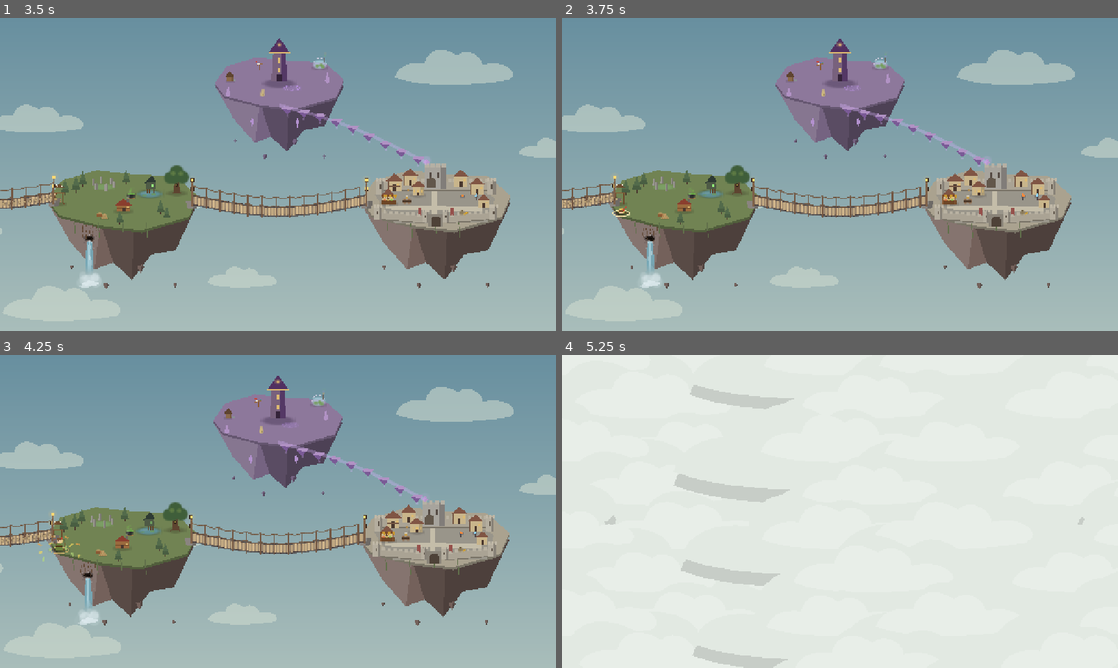
Above: before the commit, frames 1-4 (two rows, left to right).
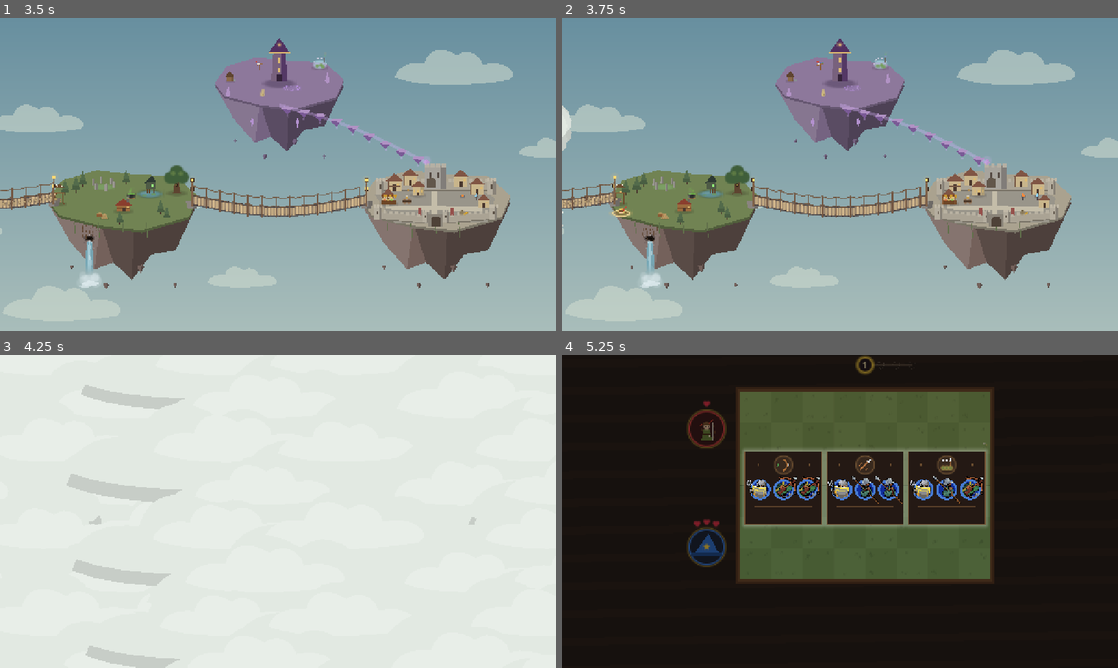
Above: after the commit, the same moments.

Repository: JaspervanderSter/game-off-2026
Game: Godot game, scene res://main.tscn
The game is run twice, just before and just after one commit, with the same random seed, the same clock (stepped at 60 frames per second) and the same inputs. Sound files missing from this copy of the repository are replaced by a short silence.
Inputs (mouse positions are in pixels of both pictures, inside the frame that each line leads up to):
- Up to frame 1 (3.5 s): tap Enter at 0.5 s; move the mouse to (400, 158) at 0.52 s; tap M at 0.6 s; click (400, 158) at 0.67 s; tap Space at 0.77, 1.07 s; drag from (166, 190) to (250, 237) at 1.27 s; move the mouse to (333, 105) at 2.02 s; tap P at 2.1 s; click (333, 105) at 2.17 s; drag from (250, 237) to (111, 127) at 2.77 s
- Up to frame 2 (3.75 s): move the mouse to (1006, 221) at 3.52 s; tap Enter at 3.6 s; click (1006, 221) at 3.67 s
- Up to frame 3 (4.25 s): tap Space at 3.77, 4.07 s
- Up to frame 4 (5.25 s): click (623, 549) at 4.25 s; drag from (673, 464) to (756, 433) at 5.02 s

Frame 1 is identical in both runs. In frame 2, 0.2% of the frame differs, in the area x 0-13%, y 28-67%; in frame 3, 100%; in frame 4, 100%, in the area x 0-100%, y 0-100%.

Commit message:
Walk the replay's last road at full speed and raise its opponent at once
On relaunching a save, the fast walk stopped before the current opponent,
whose road was then traced at the normal pace. The footsteps now run on along
that road and the opponent springs out of the ground as they arrive, chosen
among four in-game proposals.

Co-Authored-By: Claude Opus 5.5 <noreply@anthropic.com>

Diff:
--- a/prototypes/prototype_02/scripts/ui/world_map.gd
+++ b/prototypes/prototype_02/scripts/ui/world_map.gd
@@ -91,10 +91,11 @@
 ## Leaving the title at launch replays the journey up to the current opponent: every
 ## opponent and road hides, the footsteps reach the hunter, then they run on
 ## along the beaten roads, faster and faster, each beaten opponent popping up
-## as they reach it; the current one rises at the normal pace.
+## as they reach it; they run on along the current one's road at the same pace
+## and it springs out of the ground as they arrive (playtest, 24 November 2026:
+## a slow trace after the fast run broke the impact).
 ## Only the first departure after the game starts replays it; Esc and back
-## simply travels. _replay: "" (none), "armed" (camera travelling), "walk",
-## "settle".
+## simply travels. _replay: "" (none), "armed" (camera travelling), "walk".
 var _replay := ""
 var _replay_due := false
 var _replay_clock := 0.0
@@ -621,7 +622,7 @@
 func _begin_replay() -> void:
 	home.shown = home.dots.size()
 	var current := _current_stage()
-	for stage in range(1, current):
+	for stage in range(1, current + 1):
 		for p in _paths[stage]:
 			walk.append(p)
 			walk_stage.append(stage)
@@ -629,26 +630,24 @@
 	_walk_speed = WALK_START_SPEED
 	_replay_clock = 0.0
 	if current == 0:
-		_reveal_current(0)
+		_replay = ""
+		_rise_current(0)
 		return
 	_pop(0)
 	_replay = "walk"
 
 
-## The current opponent: the map's own trace and rise, at the normal pace.
-func _reveal_current(stage: int) -> void:
-	_replay = ""
-	if stage == 0:
-		if 0 not in discovered:
-			discovered.append(0)
-		appearing = 0
-		appear_elapsed = 0.0
-		_refresh_discovery()
-		Sfx.play("ui/map_opponent_appear")
-	else:
-		_pending.clear()
-		_pending.append(stage)
-		_begin_next_reveal()
+## The current opponent springs out of the ground at once, with its road,
+## as the footsteps reach it.
+func _rise_current(stage: int) -> void:
+	if stage not in discovered:
+		discovered.append(stage)
+	appearing = stage
+	appear_elapsed = 0.0
+	_refresh_discovery()
+	roads.queue_redraw()
+	Sfx.play("ui/map_opponent_appear")
+	_focus_latest()
 
 
 func _advance_replay(dt: float) -> void:
@@ -661,13 +660,12 @@
 			Sfx.play("ui/map_step")
 		# An opponent pops up as the footsteps reach it.
 		for i in range(before, int(walk_pos)):
-			if i == walk.size() - 1 or walk_stage[i + 1] != walk_stage[i]:
+			if i == walk.size() - 1:
+				_rise_current(walk_stage[i])
+			elif walk_stage[i + 1] != walk_stage[i]:
 				_pop(walk_stage[i])
 		if walk_pos >= walk.size():
-			_replay = "settle"
-			_replay_clock = 0.0
-	elif _replay == "settle" and _replay_clock > 0.35:
-		_reveal_current(_current_stage())
+			_replay = ""
 	# Popped opponents squash back to their size.
 	for stage: int in _popped.keys():
 		_popped[stage] += dt
--- a/prototypes/prototype_02/tests/run_tests.gd
+++ b/prototypes/prototype_02/tests/run_tests.gd
@@ -64,6 +64,7 @@
 	_test_day_night_cycle()
 	_test_journey_health()
 	_test_journey_discovery()
+	_test_title_replay()
 	await _test_progress_reset_shortcuts()
 	await _test_journey_navigation()
 	_simulate_duels()
@@ -2769,6 +2770,39 @@
 		check(migrated.completed.size() == entry[1], "seven-stage saves migrate to %d completed opponents" % entry[1])
 
 
+## Relaunching a saved game: leaving the title replays the journey, and the
+## footsteps run on to the current opponent at full speed rather than tracing
+## its road again at the normal pace (playtest, 24 November 2026).
+func _test_title_replay() -> void:
+	var game = load("res://main.tscn").instantiate()
+	var path := "user://title_replay_%d_%d.cfg" % [OS.get_process_id(), Time.get_ticks_usec()]
+	game.difficulty_progress_path = path
+	add_child(game)
+	game.set_physics_process(false)
+	var map = game.map_screen
+	map.set_process(false)
+	game.journey.completed.assign(range(3))
+	game.show_menu(true)
+	game.show_map()
+	var traced := false
+	var walk_end := -1.0
+	var clock := 0.0
+	while clock < 20.0 and map.appearing != 3:
+		map._process(0.05)
+		clock += 0.05
+		traced = traced or map.revealing >= 0
+		if walk_end < 0.0 and map._replay == "walk" and map.walk_pos >= map.walk.size() - 1:
+			walk_end = clock
+	check(map.appearing == 3 and map.buttons[3].visible and map.appear_elapsed <= 0.05,
+		"the current opponent springs up as the replay's footsteps reach it")
+	check(not traced and map.visible_path_points(3) == map._paths[3].size(),
+		"the current opponent's road is walked at full speed, not traced again")
+	check(map._replay == "" and walk_end >= 0.0 and clock - walk_end <= 0.1,
+		"no pause separates the fast walk from the current opponent's rise")
+	game.free()
+	DirAccess.remove_absolute(path)
+
+
 func _test_journey_rules() -> void:
 	check(OpponentDB.count() == 15 and OpponentDB.zone(4) == 0 and OpponentDB.zone(5) == 1 and OpponentDB.zone(14) == 2,
 		"fifteen opponents, five per zone")
Not shown, changed: docs/design/Prototype 02.md
